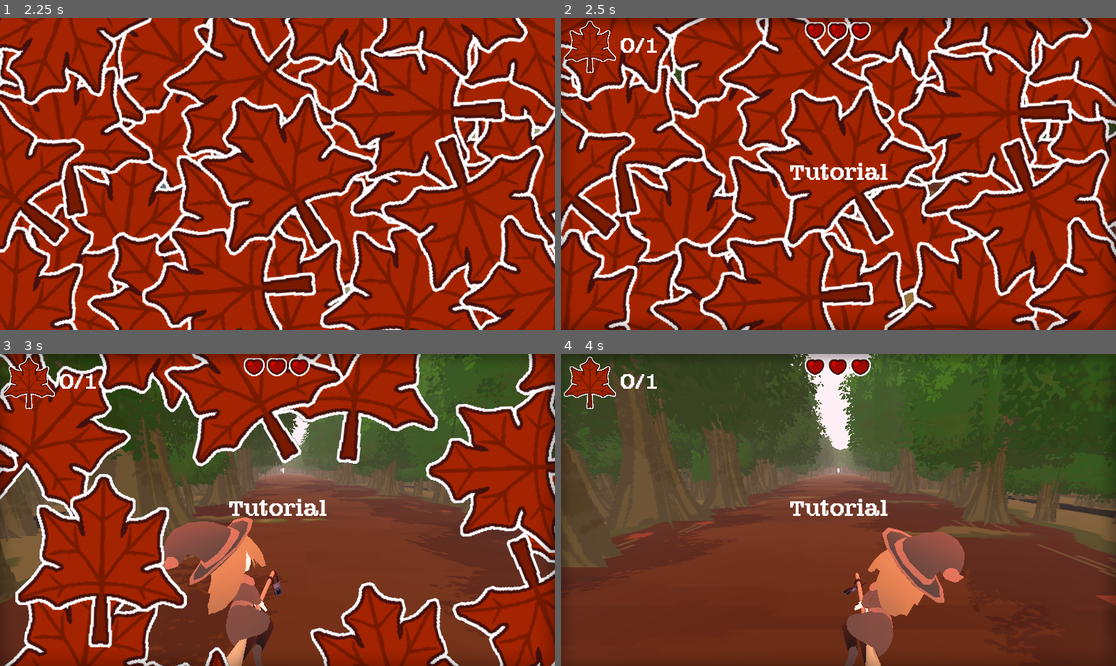
Above: before the commit, frames 1-4 (two rows, left to right).
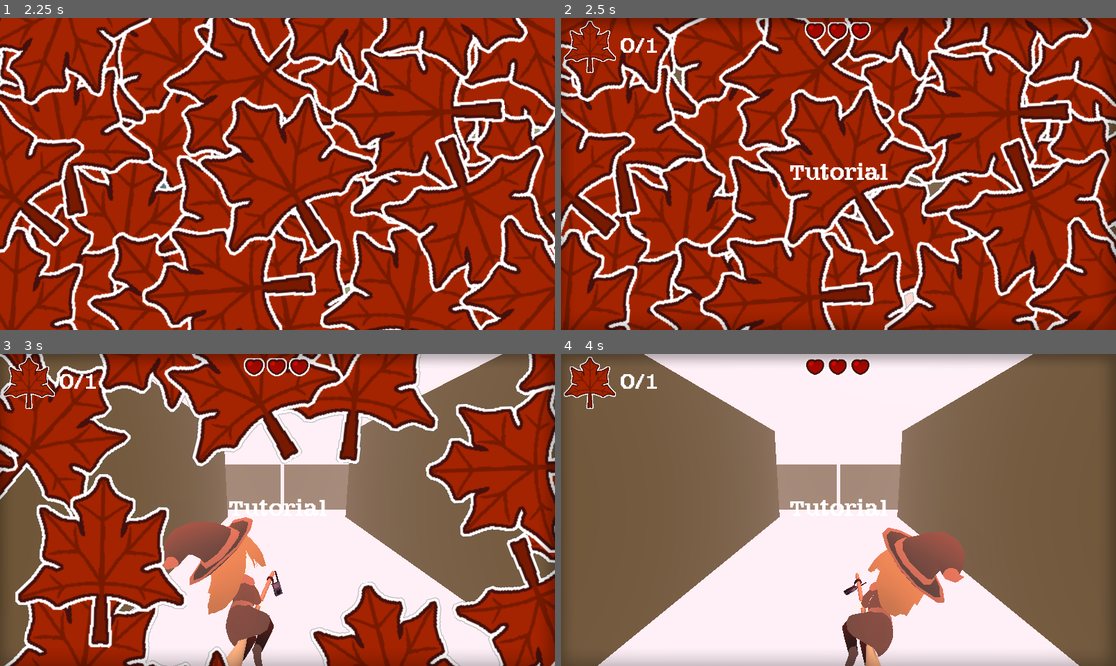
Above: after the commit, the same moments.

Repository: wewewer123/Cozy-Chaos-Fall-2025
Game: Godot game, scene res://scenes/game/GameHolder.tscn
Two runs of this game, one before a commit and one after it. Both use one fixed random seed, a clock stepped at 60 frames per second and the inputs below.
Inputs (mouse positions are in pixels of both pictures, inside the frame that each line leads up to):
- Up to frame 1 (2.25 s): tap Enter at 0.5 s; move the mouse to (399, 158) at 0.52 s; hold D (right) 0.53-1.25 s; tap G (read_leaf) at 0.6 s; click (399, 158) at 0.67 s; click "story" at 1.25 s; click "story" at 2 s
- Up to frame 2 (2.5 s): no input
- Up to frame 3 (3 s): move the mouse to (166, 525) at 2.77 s; hold A (left) from 2.78 s (still down); tap H (read_lives) at 2.85 s
- Up to frame 4 (4 s): move the mouse to (894, 441) at 3.52 s; release A (left) at 3.53 s; hold D (right) from 3.53 s (still down); tap T at 3.6 s

Frame 1 is identical in both runs. In frame 2, 0.2% of the frame differs, in the area x 20-100%, y 16-94%; in frame 3, 39%; in frame 4, 83%, in the area x 0-100%, y 0-100%.
Error in both runs: Invalid access to property or key 'leaf' on a base object of type 'Nil'. (res://scripts/game/game_manager.gd:46)

Commit message:
Fix Environment Warping After Merge

Diff:
--- a/project.godot
+++ b/project.godot
@@ -21,6 +21,7 @@
 GameManager="*res://scenes/game/GameManager.tscn"
 Globals="*res://scripts/game/globals.gd"
 AudioUtil="*res://audio_util.gd"
+GlobalWarp="*res://GlobalWarp.gd"
 
 [editor_plugins]
 
@@ -72,3 +73,10 @@
 
 renderer/rendering_method="gl_compatibility"
 renderer/rendering_method.mobile="gl_compatibility"
+
+[shader_globals]
+
+WarpAmount={
+"type": "float",
+"value": 0.0
+}
--- a/scenes/lane_objects/collectables/heart.tscn
+++ b/scenes/lane_objects/collectables/heart.tscn
@@ -1,15 +1,23 @@
-[gd_scene load_steps=8 format=3 uid="uid://bo3apvyv0kqo2"]
+[gd_scene load_steps=10 format=3 uid="uid://bo3apvyv0kqo2"]
 
 [ext_resource type="Script" uid="uid://coalb7hr6m78d" path="res://scripts/lane_objects/collectables/heart.gd" id="1_bqvbl"]
 [ext_resource type="Texture2D" uid="uid://c6c7ttxr0r1yr" path="res://assets/art/2D/collectibles/heartcollectible.png" id="2_bqvbl"]
 [ext_resource type="Script" uid="uid://swufmobnrt5n" path="res://scripts/world/tree_texture_setter.gd" id="2_stgmx"]
 [ext_resource type="PackedScene" uid="uid://cmse7wm7o0tm3" path="res://scenes/lane_objects/lane_object_movement.tscn" id="3_stgmx"]
+[ext_resource type="Shader" uid="uid://qhjbuihn5ief" path="res://assets/shader/Warped.tres" id="3_xnq1e"]
 [ext_resource type="PackedScene" uid="uid://big6ghvxhq5pr" path="res://scenes/lane_objects/directional_audio_manager.tscn" id="5_of6rk"]
 [ext_resource type="AudioStream" uid="uid://b6x58ka0h6o5x" path="res://assets/audio/sounds/sound effect ojpe/heart is ahead.mp3" id="6_of6rk"]
 
 [sub_resource type="CapsuleShape3D" id="CapsuleShape3D_l5lq6"]
 radius = 1.5371094
 height = 4.751953
+
+[sub_resource type="ShaderMaterial" id="ShaderMaterial_dx42m"]
+render_priority = 0
+shader = ExtResource("3_xnq1e")
+shader_parameter/ScrollSpeedMultiplier = 0.0
+shader_parameter/tiling = 1.0
+shader_parameter/albedo_texture = ExtResource("2_bqvbl")
 
 [node name="Ghost" type="Area3D" node_paths=PackedStringArray("textureSetter")]
 collision_layer = 8
@@ -25,6 +33,7 @@
 
 [node name="Sprite3D2" type="Sprite3D" parent="."]
 transform = Transform3D(3, 0, 0, 0, 3, 0, 0, 0, 3, 0, 2.6, 0)
+material_override = SubResource("ShaderMaterial_dx42m")
 texture = ExtResource("2_bqvbl")
 script = ExtResource("2_stgmx")
 texture = ExtResource("2_bqvbl")
--- a/scenes/lane_objects/collectables/leaf.tscn
+++ b/scenes/lane_objects/collectables/leaf.tscn
@@ -1,11 +1,19 @@
-[gd_scene load_steps=8 format=3 uid="uid://db86y3xlsmqhs"]
+[gd_scene load_steps=10 format=3 uid="uid://db86y3xlsmqhs"]
 
 [ext_resource type="Script" uid="uid://b8euiqmjllx3v" path="res://scripts/lane_objects/collectables/oakleaf.gd" id="1_r6846"]
+[ext_resource type="Shader" uid="uid://qhjbuihn5ief" path="res://assets/shader/Warped.tres" id="2_41sfm"]
 [ext_resource type="Script" uid="uid://swufmobnrt5n" path="res://scripts/world/tree_texture_setter.gd" id="2_urgib"]
 [ext_resource type="Texture2D" uid="uid://t4fifylo4k7p" path="res://assets/art/2D/collectibles/leafcollectible.png" id="2_y2xad"]
 [ext_resource type="PackedScene" uid="uid://cmse7wm7o0tm3" path="res://scenes/lane_objects/lane_object_movement.tscn" id="3_h5d7w"]
 [ext_resource type="PackedScene" uid="uid://big6ghvxhq5pr" path="res://scenes/lane_objects/directional_audio_manager.tscn" id="5_ykhct"]
 [ext_resource type="AudioStream" uid="uid://dshv5c6u2bjry" path="res://assets/audio/sounds/sound effect ojpe/leaf ahead.mp3" id="6_ykhct"]
+
+[sub_resource type="ShaderMaterial" id="ShaderMaterial_uwuly"]
+render_priority = 0
+shader = ExtResource("2_41sfm")
+shader_parameter/ScrollSpeedMultiplier = 0.0
+shader_parameter/tiling = 1.0
+shader_parameter/albedo_texture = ExtResource("2_y2xad")
 
 [sub_resource type="CapsuleShape3D" id="CapsuleShape3D_l5lq6"]
 radius = 1.5371094
@@ -19,6 +27,7 @@
 
 [node name="Sprite3D" type="Sprite3D" parent="."]
 transform = Transform3D(1.5, 0, 0, 0, 1.5, 0, 0, 0, 1.5, 0, 2.6, 0)
+material_override = SubResource("ShaderMaterial_uwuly")
 texture = ExtResource("2_y2xad")
 script = ExtResource("2_urgib")
 texture = ExtResource("2_y2xad")
--- a/scenes/lane_objects/obstacles/ghost.tscn
+++ b/scenes/lane_objects/obstacles/ghost.tscn
@@ -1,11 +1,19 @@
-[gd_scene load_steps=8 format=3 uid="uid://cqcmrldguya81"]
+[gd_scene load_steps=10 format=3 uid="uid://cqcmrldguya81"]
 
 [ext_resource type="Script" uid="uid://o1641o4dkfsy" path="res://scripts/lane_objects/obstacles/ghost.gd" id="1_i3suy"]
 [ext_resource type="Texture2D" uid="uid://ikg6wf18rcyc" path="res://assets/art/2D/obstacles/ghost.png" id="2_aoq6d"]
+[ext_resource type="Shader" uid="uid://qhjbuihn5ief" path="res://assets/shader/Warped.tres" id="2_v243u"]
 [ext_resource type="Script" uid="uid://swufmobnrt5n" path="res://scripts/world/tree_texture_setter.gd" id="3_v243u"]
 [ext_resource type="PackedScene" uid="uid://cmse7wm7o0tm3" path="res://scenes/lane_objects/lane_object_movement.tscn" id="4_4uyvt"]
 [ext_resource type="PackedScene" uid="uid://big6ghvxhq5pr" path="res://scenes/lane_objects/directional_audio_manager.tscn" id="5_piuvc"]
 [ext_resource type="AudioStream" uid="uid://bge3ds3vruy1n" path="res://assets/audio/sounds/sound effect ojpe/boo ghost.mp3" id="6_aoq6d"]
+
+[sub_resource type="ShaderMaterial" id="ShaderMaterial_4uyvt"]
+render_priority = 0
+shader = ExtResource("2_v243u")
+shader_parameter/ScrollSpeedMultiplier = 0.0
+shader_parameter/tiling = 1.0
+shader_parameter/albedo_texture = ExtResource("2_aoq6d")
 
 [sub_resource type="CapsuleShape3D" id="CapsuleShape3D_l5lq6"]
 radius = 1.5371094
@@ -19,6 +27,7 @@
 
 [node name="Sprite3D" type="Sprite3D" parent="."]
 transform = Transform3D(3.5, 0, 0, 0, 3.5, 0, 0, 0, 3.5, 0, 2.6, 0)
+material_override = SubResource("ShaderMaterial_4uyvt")
 texture = ExtResource("2_aoq6d")
 script = ExtResource("3_v243u")
 texture = ExtResource("2_aoq6d")
--- a/scenes/world/decoration/tree/tree_texture.tscn
+++ b/scenes/world/decoration/tree/tree_texture.tscn
@@ -1,20 +1,42 @@
-[gd_scene load_steps=2 format=3 uid="uid://dm2tki6bw81f"]
+[gd_scene load_steps=6 format=3 uid="uid://dm2tki6bw81f"]
 
+[ext_resource type="Shader" uid="uid://qhjbuihn5ief" path="res://assets/shader/Warped.tres" id="1_abvqd"]
 [ext_resource type="Texture2D" uid="uid://mwi64omduxte" path="res://assets/art/2D/trees/trees_green/t111.png" id="2_3exsv"]
+
+[sub_resource type="ShaderMaterial" id="ShaderMaterial_uw12p"]
+render_priority = 0
+shader = ExtResource("1_abvqd")
+shader_parameter/ScrollSpeedMultiplier = 0.0
+shader_parameter/tiling = 1.0
+
+[sub_resource type="ShaderMaterial" id="ShaderMaterial_abvqd"]
+render_priority = 0
+shader = ExtResource("1_abvqd")
+shader_parameter/ScrollSpeedMultiplier = 0.0
+shader_parameter/tiling = 1.0
+
+[sub_resource type="ShaderMaterial" id="ShaderMaterial_c3iw3"]
+render_priority = 0
+shader = ExtResource("1_abvqd")
+shader_parameter/ScrollSpeedMultiplier = 0.0
+shader_parameter/tiling = 1.0
 
 [node name="Texture" type="Node3D"]
 
 [node name="Sprite3D 4" type="Sprite3D" parent="."]
 transform = Transform3D(2, 0, 0, 0, 2, 0, 0, 0, 2, 0, 2.6, 0)
+material_override = SubResource("ShaderMaterial_uw12p")
 alpha_cut = 1
 texture = ExtResource("2_3exsv")
 
 [node name="Sprite3D 5" type="Sprite3D" parent="."]
 transform = Transform3D(1.4142134, 0, -1.4142134, 0, 2, 0, 1.4142134, 0, 1.4142134, 0, 2.6, 0.05)
+material_override = SubResource("ShaderMaterial_abvqd")
 alpha_cut = 1
 texture = ExtResource("2_3exsv")
 
 [node name="Sprite3D 6" type="Sprite3D" parent="."]
 transform = Transform3D(1.4142135, 0, 1.4142135, 0, 2, 0, -1.4142135, 0, 1.4142135, 0, 2.6, 0.1)
+material_override = SubResource("ShaderMaterial_c3iw3")
 alpha_cut = 1
 texture = ExtResource("2_3exsv")
--- a/scenes/world/enviornment/environment_level_1.tscn
+++ b/scenes/world/enviornment/environment_level_1.tscn
@@ -1,15 +1,16 @@
 [gd_scene load_steps=5 format=3 uid="uid://d3fbmak5fsk0c"]
 
 [ext_resource type="PackedScene" uid="uid://b8hnbwt0gfqgx" path="res://scenes/world/environment.tscn" id="1_yc7kf"]
-[ext_resource type="Shader" uid="uid://bdk58dpnk38ui" path="res://assets/shader/LevelOne.gdshader" id="2_gaitf"]
+[ext_resource type="Shader" uid="uid://qhjbuihn5ief" path="res://assets/shader/Warped.tres" id="2_td7s2"]
 [ext_resource type="Texture2D" uid="uid://dhgg5f1ja4wnq" path="res://assets/art/2D/world/summer path resize400.png" id="3_2iik2"]
 
 [sub_resource type="ShaderMaterial" id="ShaderMaterial_ipf5i"]
 resource_local_to_scene = true
 render_priority = 0
-shader = ExtResource("2_gaitf")
+shader = ExtResource("2_td7s2")
+shader_parameter/ScrollSpeedMultiplier = 1.0
+shader_parameter/tiling = 1.0
 shader_parameter/albedo_texture = ExtResource("3_2iik2")
-shader_parameter/tiling = 1.0
 
 [node name="Ground" instance=ExtResource("1_yc7kf")]
 
--- a/scenes/world/enviornment/environment_level_2.tscn
+++ b/scenes/world/enviornment/environment_level_2.tscn
@@ -1,15 +1,16 @@
 [gd_scene load_steps=5 format=3 uid="uid://c00jton8wqa8x"]
 
 [ext_resource type="PackedScene" uid="uid://b8hnbwt0gfqgx" path="res://scenes/world/environment.tscn" id="1_oyt1c"]
-[ext_resource type="Shader" uid="uid://bdk58dpnk38ui" path="res://assets/shader/LevelOne.gdshader" id="2_6k2au"]
+[ext_resource type="Shader" uid="uid://qhjbuihn5ief" path="res://assets/shader/Warped.tres" id="2_2ao2y"]
 [ext_resource type="Texture2D" uid="uid://dhgg5f1ja4wnq" path="res://assets/art/2D/world/summer path resize400.png" id="3_17lts"]
 
 [sub_resource type="ShaderMaterial" id="ShaderMaterial_ipf5i"]
 resource_local_to_scene = true
 render_priority = 0
-shader = ExtResource("2_6k2au")
+shader = ExtResource("2_2ao2y")
+shader_parameter/ScrollSpeedMultiplier = 1.0
+shader_parameter/tiling = 1.0
 shader_parameter/albedo_texture = ExtResource("3_17lts")
-shader_parameter/tiling = 1.0
 
 [node name="Ground" instance=ExtResource("1_oyt1c")]
 
--- a/scenes/world/enviornment/environment_level_3.tscn
+++ b/scenes/world/enviornment/environment_level_3.tscn
@@ -1,15 +1,16 @@
 [gd_scene load_steps=5 format=3 uid="uid://bxflkf55uurhm"]
 
 [ext_resource type="PackedScene" uid="uid://b8hnbwt0gfqgx" path="res://scenes/world/environment.tscn" id="1_e5eg1"]
-[ext_resource type="Shader" uid="uid://bdk58dpnk38ui" path="res://assets/shader/LevelOne.gdshader" id="2_s1c30"]
+[ext_resource type="Shader" uid="uid://qhjbuihn5ief" path="res://assets/shader/Warped.tres" id="2_vjfnu"]
 [ext_resource type="Texture2D" uid="uid://dgou84yt1k6mt" path="res://assets/art/2D/world/autumn path resize400.png" id="3_e5eg1"]
 
 [sub_resource type="ShaderMaterial" id="ShaderMaterial_ipf5i"]
 resource_local_to_scene = true
 render_priority = 0
-shader = ExtResource("2_s1c30")
+shader = ExtResource("2_vjfnu")
+shader_parameter/ScrollSpeedMultiplier = 1.0
+shader_parameter/tiling = 1.0
 shader_parameter/albedo_texture = ExtResource("3_e5eg1")
-shader_parameter/tiling = 1.0
 
 [node name="Ground" instance=ExtResource("1_e5eg1")]
 
--- a/scenes/world/enviornment/environment_level_4.tscn
+++ b/scenes/world/enviornment/environment_level_4.tscn
@@ -1,16 +1,17 @@
 [gd_scene load_steps=12 format=3 uid="uid://b617pcd1e87dk"]
 
 [ext_resource type="PackedScene" uid="uid://b8hnbwt0gfqgx" path="res://scenes/world/environment.tscn" id="1_gwe11"]
-[ext_resource type="Shader" uid="uid://bdk58dpnk38ui" path="res://assets/shader/LevelOne.gdshader" id="2_khxgx"]
+[ext_resource type="Shader" uid="uid://qhjbuihn5ief" path="res://assets/shader/Warped.tres" id="2_sg7xw"]
 [ext_resource type="Texture2D" uid="uid://dgou84yt1k6mt" path="res://assets/art/2D/world/autumn path resize400.png" id="3_gwe11"]
 [ext_resource type="Texture2D" uid="uid://c21afuadx5n2t" path="res://assets/art/2D/world/shape.png" id="4_hhte8"]
 
 [sub_resource type="ShaderMaterial" id="ShaderMaterial_ipf5i"]
 resource_local_to_scene = true
 render_priority = 0
-shader = ExtResource("2_khxgx")
+shader = ExtResource("2_sg7xw")
+shader_parameter/ScrollSpeedMultiplier = 1.0
+shader_parameter/tiling = 1.0
 shader_parameter/albedo_texture = ExtResource("3_gwe11")
-shader_parameter/tiling = 1.0
 
 [sub_resource type="StandardMaterial3D" id="StandardMaterial3D_mwc74"]
 transparency = 1
--- a/scenes/world/environment.tscn
+++ b/scenes/world/environment.tscn
@@ -1,8 +1,8 @@
 [gd_scene load_steps=8 format=3 uid="uid://b8hnbwt0gfqgx"]
 
-[ext_resource type="Shader" uid="uid://bdk58dpnk38ui" path="res://assets/shader/LevelOne.gdshader" id="1_bv2si"]
+[ext_resource type="Shader" uid="uid://qhjbuihn5ief" path="res://assets/shader/Warped.tres" id="1_i6vpw"]
 [ext_resource type="Texture2D" uid="uid://dhgg5f1ja4wnq" path="res://assets/art/2D/world/summer path resize400.png" id="2_i6vpw"]
-[ext_resource type="PackedScene" uid="uid://c00oliy8q63pj" path="res://assets/ui/Vignette.tscn" id="3_i6vpw"]
+[ext_resource type="PackedScene" uid="uid://c00oliy8q63pj" path="res://assets/art/2D/UI/Vignette.tscn" id="3_i6vpw"]
 
 [sub_resource type="Environment" id="Environment_bv2si"]
 background_mode = 1
@@ -23,13 +23,16 @@
 
 [sub_resource type="PlaneMesh" id="PlaneMesh_7dm0k"]
 size = Vector2(1.24, 2)
+subdivide_width = 20
+subdivide_depth = 20
 
 [sub_resource type="ShaderMaterial" id="ShaderMaterial_gie0j"]
 resource_local_to_scene = true
 render_priority = 0
-shader = ExtResource("1_bv2si")
+shader = ExtResource("1_i6vpw")
+shader_parameter/ScrollSpeedMultiplier = 1.0
+shader_parameter/tiling = 1.0
 shader_parameter/albedo_texture = ExtResource("2_i6vpw")
-shader_parameter/tiling = 1.0
 
 [sub_resource type="StandardMaterial3D" id="StandardMaterial3D_muapc"]
 shading_mode = 0
--- a/scripts/world/tree_texture_setter.gd
+++ b/scripts/world/tree_texture_setter.gd
@@ -11,6 +11,9 @@
 func set_texture(value:Texture2D) -> void:
 	for child in get_children():
 		if child is Sprite3D:
+			var mat = child.material_override.duplicate()
+			child.material_override = mat
+			mat.set_shader_parameter("albedo_texture", value)
 			child.texture = value
 
 func set_alpha(value:float) -> void:
